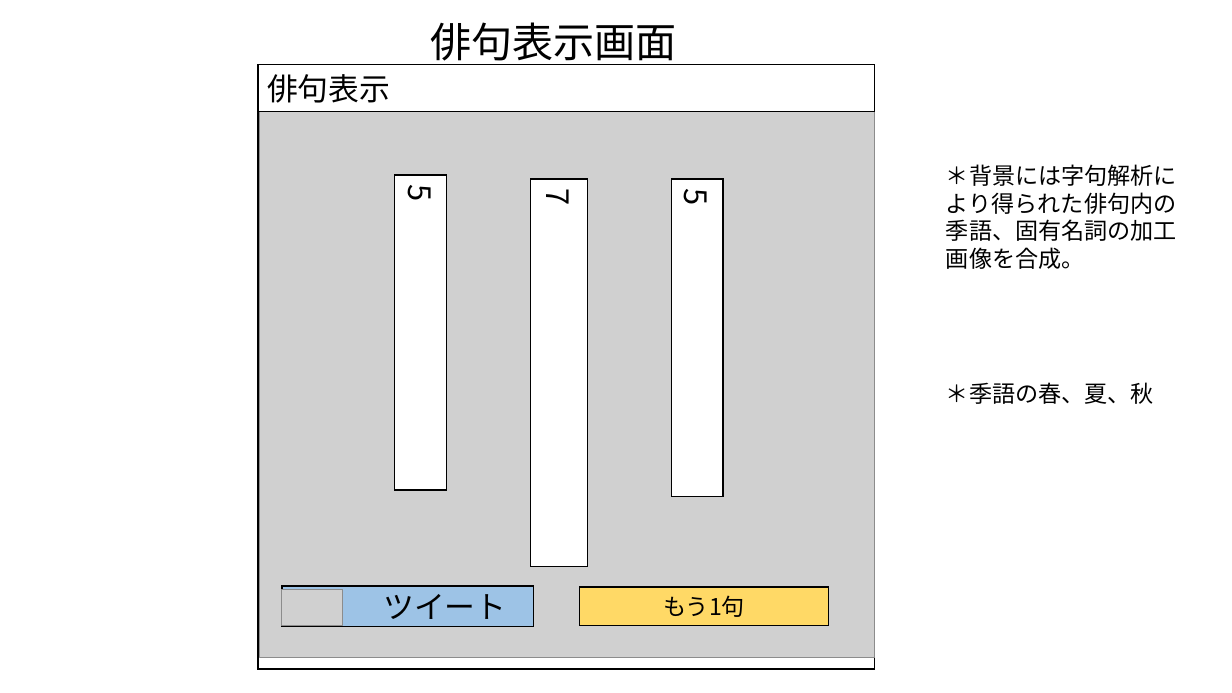
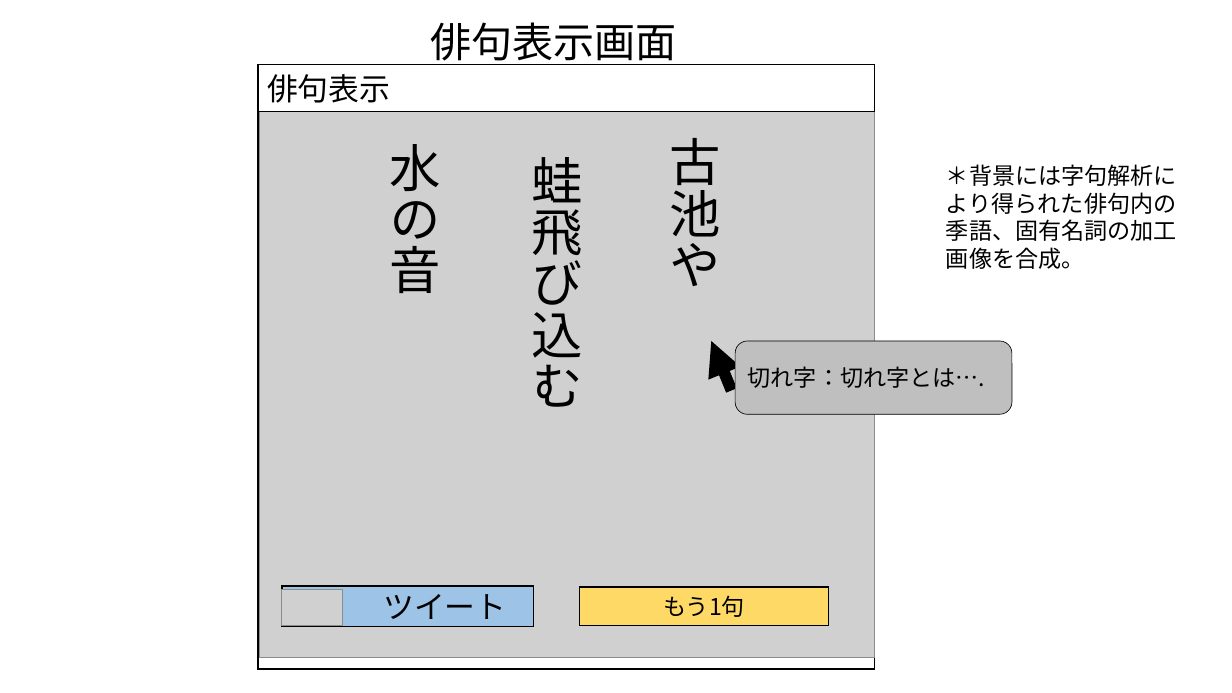
Before and after one commit to PL2GroupJ/Document, a slide deck: slide 6 of screen_design_v2.pptx (slide 7 before the commit). Drawn at 1232x693 pixels with LibreOffice and Linux fonts; fonts in the diff are those of the drawing; grey boxes stand for pictures. Boxes give left, top, right and bottom in pixels: in the first picture for what was removed or moved away, otherwise in the second. Text is boxed around its words. In the diff, an @@ line names an element or a change of style, - is before the commit and + after.

```diff
--- a/screen_design_v2.pptx
+++ b/screen_design_v2.pptx
@@ text added at [389, 144, 440, 293], 40 pt, text #000000 @@
+水の音
@@ text added at [670, 138, 721, 286], 40 pt, text #000000 @@
+古池や
@@ rectangle removed at [395, 175, 446, 490] @@
-5
@@ rectangle removed at [531, 179, 588, 567] @@
-7
@@ text added at [531, 157, 582, 407], 40 pt, text #000000 @@
+蛙飛び込む
@@ rectangle removed at [672, 179, 724, 496] @@
-5
@@ arrow added from (732, 391) to (712, 341), #000000 9 pt @@
@@ rounded rectangle added at [736, 341, 1013, 414], fill #BFBFBF, outline #000000 0.5 pt, 18 pt, text #000000 @@
+切れ字：切れ字とは….
@@ text removed at [946, 382, 1154, 404] @@
-＊季語の春、夏、秋
```
Also in this commit, not shown: 5 other slides changed, 1 slide added, 1 slide removed.
